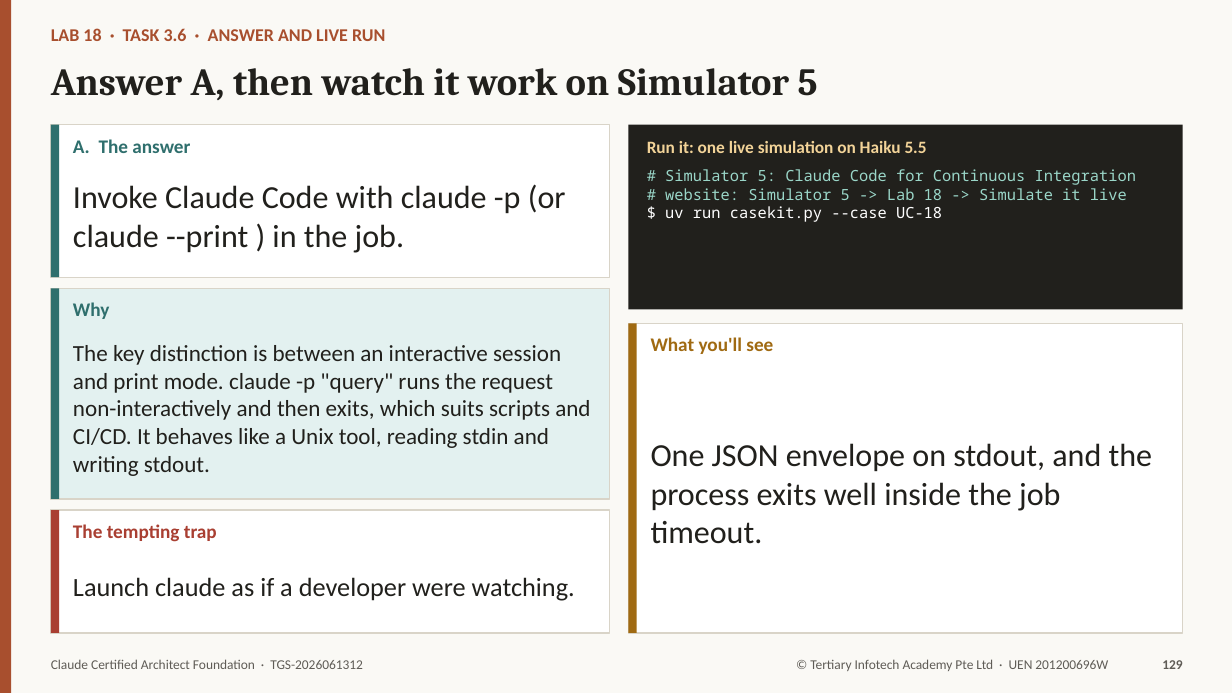
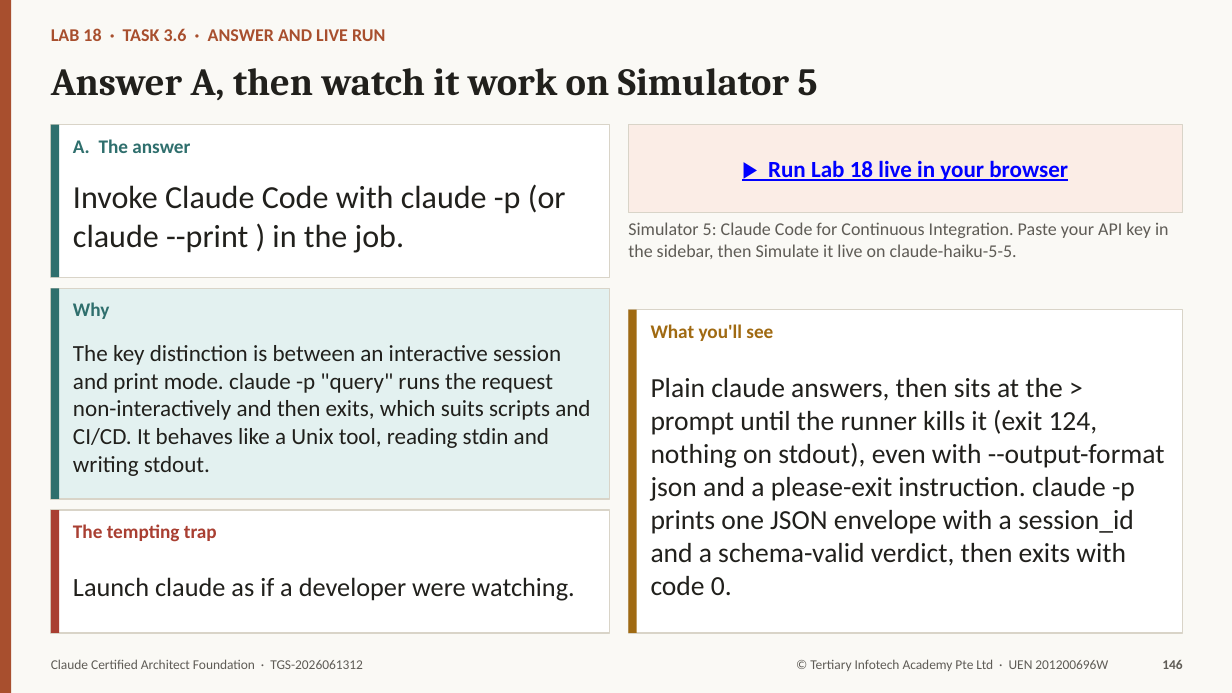
Before and after one commit to tertiarycourses/TGS-2026061312-Claude-Certified-Architect-Foundation, a slide deck: slide 146 of courseware/TGS-2026061312-Claude-Certified-Architect-Foundation-Trainer-Slides-v3.0.pptx (slide 129 before the commit). Drawn at 1232x693 pixels with LibreOffice and Linux fonts; fonts in the diff are those of the drawing. Boxes give left, top, right and bottom in pixels: in the first picture for what was removed or moved away, otherwise in the second. Text is boxed around its words. In the diff, an @@ line names an element or a change of style, - is before the commit and + after.

```diff
--- a/courseware/TGS-2026061312-Claude-Certified-Architect-Foundation-Trainer-Slides-v3.0.pptx
+++ b/courseware/TGS-2026061312-Claude-Certified-Architect-Foundation-Trainer-Slides-v3.0.pptx
@@ rectangle "▶ Run Lab 18 live ...": place and size @@
-rectangle "▶ Run Lab 18 live ..." at bbox=[628, 125, 1183, 310]
+rectangle "▶ Run Lab 18 live ..." at bbox=[628, 125, 1183, 213]
@@ rectangle "▶ Run Lab 18 live ..." at bbox=[628, 125, 1183, 213]: fill #21201C to #FBEDE6; outline none to #D9D4C8 1 pt @@
@@ text removed at bbox=[665, 169, 1137, 222] @@
-# Simulator 5: Claude Code for Continuous Integration
-# website: Simulator 5 -> Lab 18 -> Simulate it live
-$ uv run casekit.py --case UC-18
@@ text in rectangle at bbox=[768, 160, 1068, 181]: text added @@
+▶ Run Lab 18 live in your browser
@@ text at bbox=[628, 222, 1169, 259]: text changed; size 13.5 to 14 pt; text colour #F2D398 to #5F5C56; bold off @@
-Run it: one live simulation on Haiku 5.5
+Simulator 5: Claude Code for Continuous Integration. Paste your API key in the sidebar, then Simulate it live on claude-haiku-5-5.
@@ rectangle: place and size @@
-rectangle at bbox=[628, 323, 1183, 633]
+rectangle at bbox=[628, 310, 1183, 633]
@@ rectangle: place and size @@
-rectangle at bbox=[628, 323, 637, 633]
+rectangle at bbox=[628, 310, 637, 633]
@@ text "What you'll see": place and size @@
-text "What you'll see" at bbox=[651, 337, 773, 354]
+text "What you'll see" at bbox=[651, 324, 773, 341]
@@ text at bbox=[651, 378, 1165, 595]: text changed; size 25 to 21.5 pt @@
-One JSON envelope on stdout, and the process exits well inside the job timeout.
+Plain claude answers, then sits at the > prompt until the runner kills it (exit 124, nothing on stdout), even with --output-format json and a please-exit instruction. claude -p prints one JSON envelope with a session_id and a schema-valid verdict, then exits with code 0.
@@ text at bbox=[1162, 660, 1182, 669]: text changed @@
-129
+146
```
Also in this commit, not shown: 176 other slides changed, 33 slides added, 1 other file.
